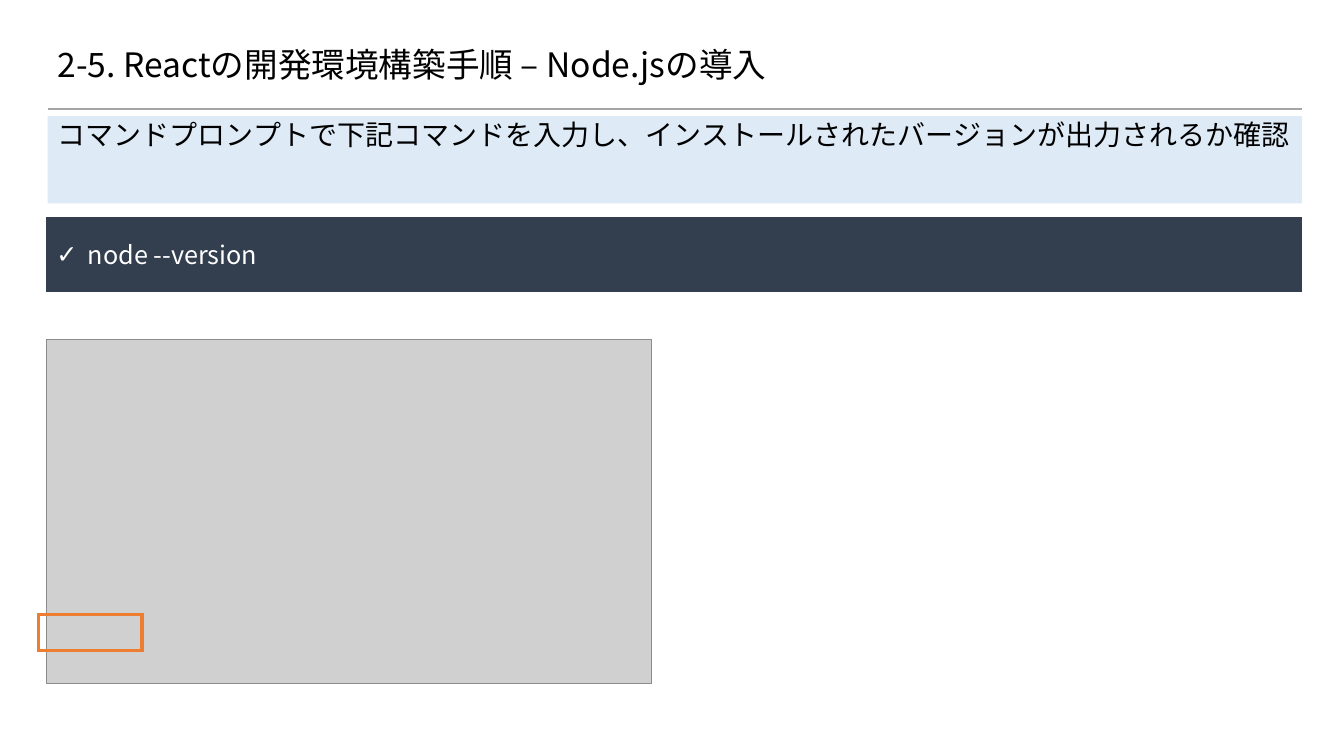
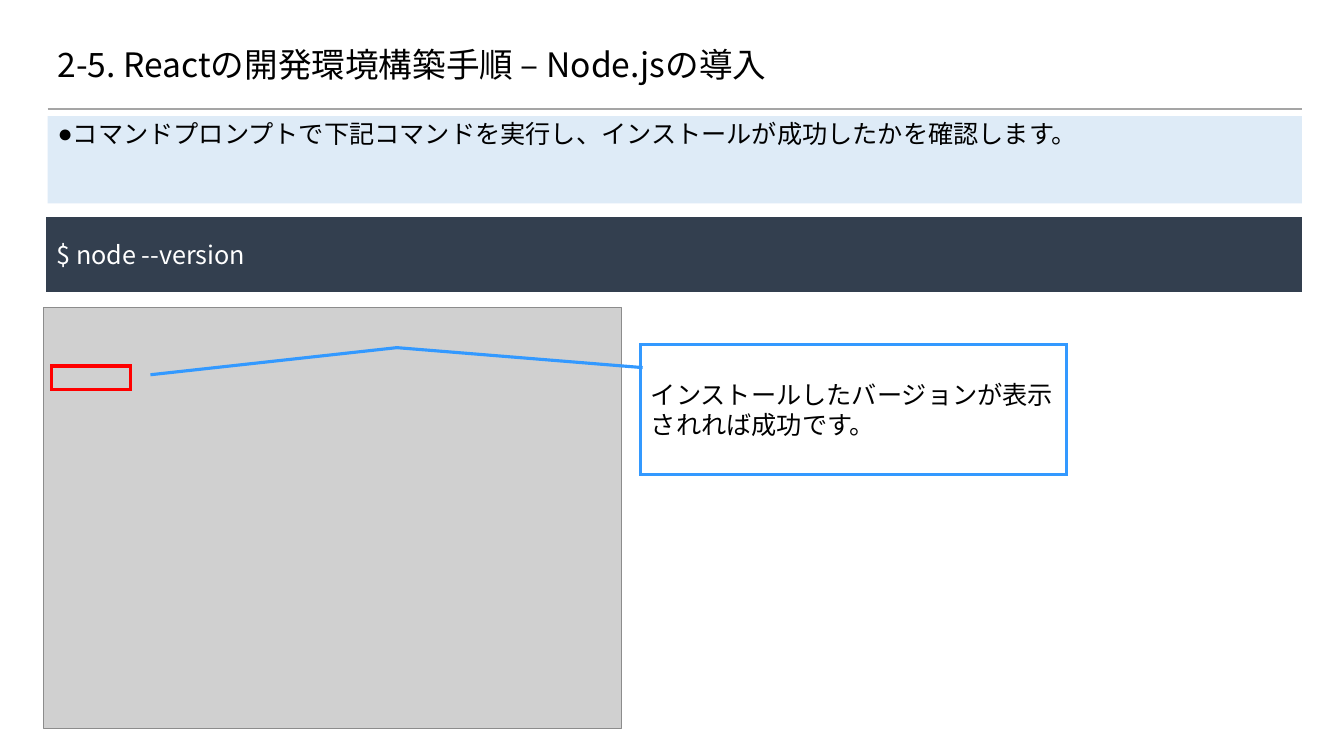
Before and after one commit to 2018SYSTEMI34/diary, a slide deck: slide 3 of doc/02_SlideShare/01.ネタ/２_Reactの基礎/2-5_React開発環境構築手順.pptx. Drawn at 1344x756 pixels with LibreOffice and Linux fonts; fonts in the diff are those of the drawing; grey boxes stand for pictures; background and template pictures are left out. Boxes give left, top, right and bottom in pixels: in the first picture for what was removed or moved away, otherwise in the second. Text is boxed around its words. In the diff, an @@ line names an element or a change of style, - is before the commit and + after.

```diff
--- a/doc/02_SlideShare/01.ネタ/２_Reactの基礎/2-5_React開発環境構築手順.pptx
+++ b/doc/02_SlideShare/01.ネタ/２_Reactの基礎/2-5_React開発環境構築手順.pptx
@@ text at (x1=73, y1=121, x2=1077, y2=145): text changed; size 20 to 18 pt @@
-コマンドプロンプトで下記コマンドを入力し、インストールされたバージョンが出力されるか確認
+● コマンドプロンプトで下記コマンドを実行し、インストールが成功したかを確認します。
@@ text in rectangle at (x1=76, y1=244, x2=245, y2=265): text changed @@
-✓ node --version
+$ node --version
@@ picture resized from (x1=46, y1=340, x2=651, y2=684) to (x1=43, y1=308, x2=622, y2=729) @@
@@ border callout added at (x1=641, y1=345, x2=1068, y2=475), fill #FFFFFF, outline #3399FF 2.25 pt, 18 pt, text #000000 @@
+インストールしたバージョンが表示されれば成功です。
@@ rectangle added at (x1=51, y1=366, x2=130, y2=389), outline #FF0000 2.25 pt @@
@@ rectangle removed at (x1=38, y1=615, x2=142, y2=651) @@
```
Also in this commit, not shown: 5 other slides changed.
